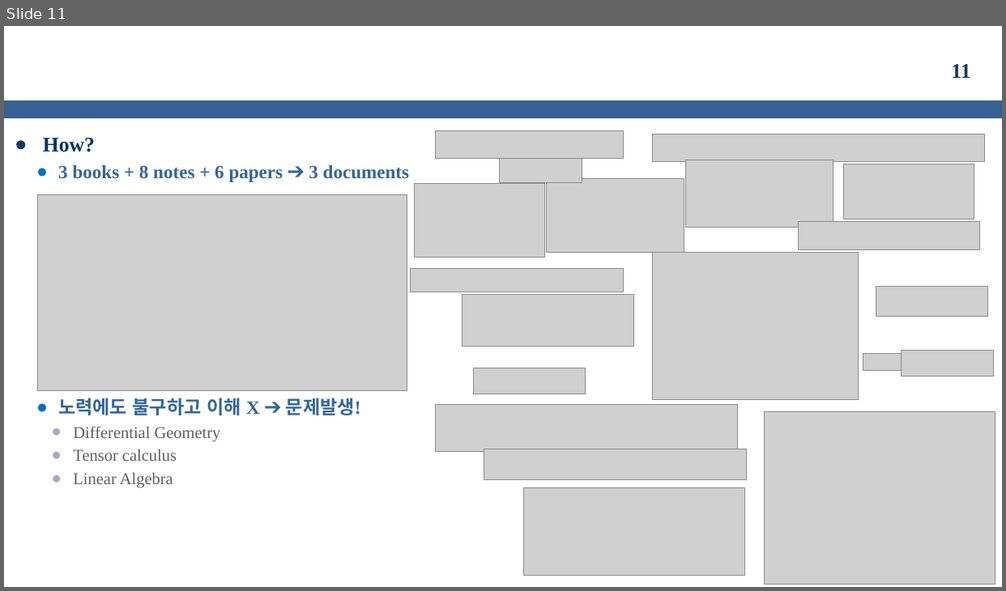
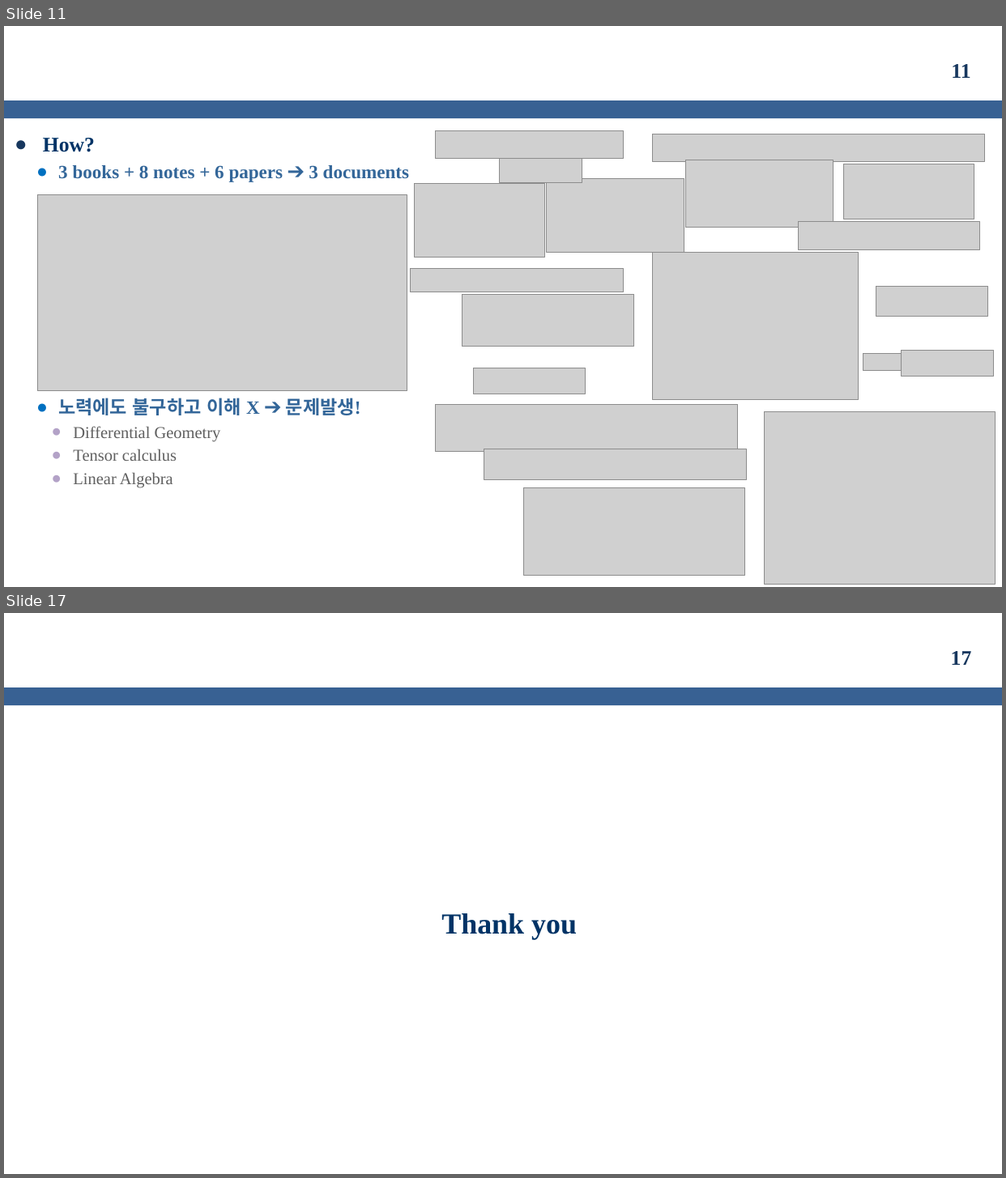
Before and after one commit to kms0523/Study, a slide deck: 발표자료/성과발표(중간).pptx. Shown one above the other, each under a label of ours: slide 11 before the commit, slides 11 and 17 after it; the slides between them are not shown. The pictures are 1006x591 and 1006x1178 pixels, drawn with LibreOffice and Linux fonts; fonts in the diff are those of the drawing; grey boxes stand for pictures; background and template pictures are left out. Boxes give left, top, right and bottom in pixels: in the first picture for what was removed or moved away, otherwise in the second. Text is boxed around its words. In the diff, an @@ line names an element or a change of style, - is before the commit and + after.

```diff
--- a/발표자료/성과발표(중간).pptx
+++ b/발표자료/성과발표(중간).pptx
@@ slide 17 added at <box>4,613,1002,1174</box>, background #FFFFFF; not listed: 1 template element that a slide beside it also shows @@
@@ page number added at <box>951,651,972,665</box>, 20 pt, text #17375E, bold @@
+17
@@ title added at <box>441,914,577,940</box>, 28 pt, text #003366, bold @@
+Thank you
```
Also in this commit, not shown: 4 slides changed, 4 other slides added, 1 slide removed, 12 other files.
